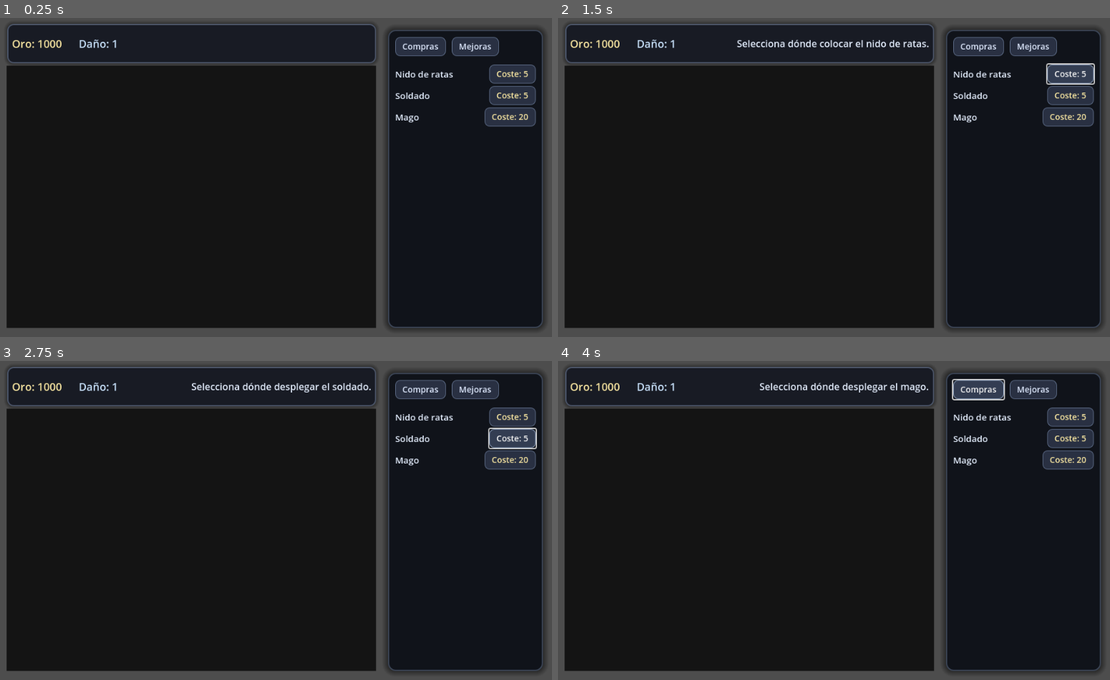
Above: before the commit, frames 1-4 (two rows, left to right).
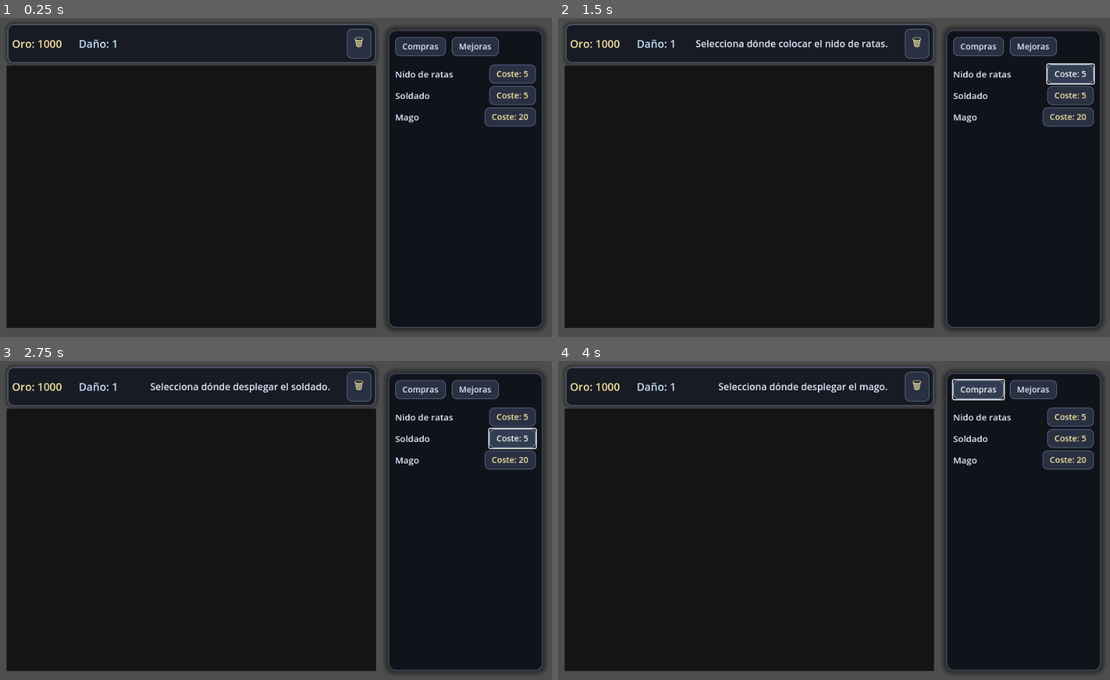
Above: after the commit, the same moments.

Repository: sbg93/Prueba
Game: Godot game, scene res://scenes/Main.tscn
Same seed, same stepped clock (60 frames per second), same inputs: the game is played once before the commit and once after it.
Inputs (mouse positions are in pixels of both pictures, inside the frame that each line leads up to):
- Up to frame 1 (0.25 s): no input
- Up to frame 2 (1.5 s): click (916, 43) at 0.5 s, where only the run after the commit has a clickable "🗑"; click "Coste: 5" at 1.25 s
- Up to frame 3 (2.75 s): click "Coste: 5" at 2 s
- Up to frame 4 (4 s): click "Coste: 20" at 2.75 s; click "Compras" at 3.5 s

The runs differ from the first frame. In frame 1, 0.4% of the frame differs, in the area x 62-68%, y 3-13%; in frame 2, 0.9%, in the area x 24-68%, y 3-13%; in frame 3, 0.9%; in frame 4, 0.9%.

Commit message:
Add trash button to delete purchased units

Diff:
--- a/scenes/Main.tscn
+++ b/scenes/Main.tscn
@@ -157,6 +157,16 @@
 theme_override_font_sizes/font_size = 16
 horizontal_alignment = 2
 
+[node name="TrashButton" type="Button" parent="HUD/UIRoot/TopBar/TopBarContent"]
+layout_mode = 2
+theme_override_colors/font_color = Color(0.97, 0.9, 0.63, 1)
+theme_override_font_sizes/font_size = 18
+theme_override_styles/normal = SubResource("3")
+theme_override_styles/pressed = SubResource("5")
+theme_override_styles/hover = SubResource("4")
+theme_override_styles/disabled = SubResource("6")
+text = "🗑"
+
 [node name="Sidebar" type="PanelContainer" parent="HUD/UIRoot"]
 layout_mode = 1
 anchors_preset = 11
--- a/scripts/Game.gd
+++ b/scripts/Game.gd
@@ -21,6 +21,7 @@
 const BASE_MAGE_DAMAGE := 3
 const BASE_MAGE_RANGE := 120.0
 const MAGE_RANGE_BONUS_PER_UPGRADE := 6.0
+const DELETE_SELECT_RADIUS := 26.0
 
 @export var playfield_rect := Rect2(Vector2(40, 80), Vector2(620, 440))
 
@@ -28,6 +29,7 @@
 @onready var gold_label: Label = $HUD/UIRoot/TopBar/TopBarContent/GoldLabel
 @onready var click_damage_label: Label = $HUD/UIRoot/TopBar/TopBarContent/ClickDamageLabel
 @onready var placement_label: Label = $HUD/UIRoot/TopBar/TopBarContent/PlacementLabel
+@onready var trash_button: Button = $HUD/UIRoot/TopBar/TopBarContent/TrashButton
 @onready var purchases_tab_button: Button = $HUD/UIRoot/Sidebar/SidebarContent/TabButtons/PurchasesTabButton
 @onready var upgrades_tab_button: Button = $HUD/UIRoot/Sidebar/SidebarContent/TabButtons/UpgradesTabButton
 @onready var purchases_list: VBoxContainer = $HUD/UIRoot/Sidebar/SidebarContent/PurchasesList
@@ -56,6 +58,7 @@
 
 var pending_purchase := ""
 var pending_cost := 0
+var pending_delete := false
 
 var _click_sound: AudioStreamPlayer2D
 var _click_stream: AudioStreamGenerator
@@ -71,6 +74,7 @@
 	randomize()
 	purchases_tab_button.pressed.connect(_on_purchases_tab_pressed)
 	upgrades_tab_button.pressed.connect(_on_upgrades_tab_pressed)
+	trash_button.pressed.connect(_on_trash_pressed)
 	rat_nest_button.pressed.connect(_on_buy_rat_nest_pressed)
 	soldier_button.pressed.connect(_on_buy_soldier_pressed)
 	mage_button.pressed.connect(_on_buy_mage_pressed)
@@ -91,6 +95,21 @@
 func _unhandled_input(event: InputEvent) -> void:
 	if event is InputEventMouseButton and event.pressed:
 		var click_pos := get_viewport().get_mouse_position()
+		if pending_delete:
+			if event.button_index == MOUSE_BUTTON_RIGHT:
+				_clear_pending_delete()
+				return
+			if event.button_index != MOUSE_BUTTON_LEFT:
+				return
+			if not playfield_rect.has_point(click_pos):
+				return
+			var target := _find_deletable_target(click_pos)
+			if target == null:
+				placement_label.text = "Selecciona una unidad comprada para eliminar."
+				return
+			_delete_unit(target)
+			_clear_pending_delete()
+			return
 		if event.button_index == MOUSE_BUTTON_LEFT and pending_purchase.is_empty():
 			if playfield_rect.has_point(click_pos):
 				_apply_click_damage_at(click_pos)
@@ -171,6 +190,7 @@
 	var cost := _get_nest_cost()
 	if gold < cost:
 		return
+	_clear_pending_delete()
 	pending_purchase = "nest"
 	pending_cost = cost
 	placement_label.text = "Selecciona dónde colocar el nido de ratas."
@@ -179,6 +199,7 @@
 	var cost := _get_soldier_cost()
 	if gold < cost:
 		return
+	_clear_pending_delete()
 	pending_purchase = "soldier"
 	pending_cost = cost
 	placement_label.text = "Selecciona dónde desplegar el soldado."
@@ -187,6 +208,7 @@
 	var cost := _get_mage_cost()
 	if gold < cost:
 		return
+	_clear_pending_delete()
 	pending_purchase = "mage"
 	pending_cost = cost
 	placement_label.text = "Selecciona dónde desplegar el mago."
@@ -248,6 +270,41 @@
 	pending_purchase = ""
 	pending_cost = 0
 	placement_label.text = ""
+
+func _on_trash_pressed() -> void:
+	if pending_delete:
+		_clear_pending_delete()
+		return
+	if not pending_purchase.is_empty():
+		_clear_pending_purchase()
+	pending_delete = true
+	placement_label.text = "Selecciona la unidad que quieres eliminar."
+
+func _clear_pending_delete() -> void:
+	pending_delete = false
+	placement_label.text = ""
+
+func _find_deletable_target(click_pos: Vector2) -> Node2D:
+	var closest_target: Node2D = null
+	var closest_distance := DELETE_SELECT_RADIUS
+	for group_name in ["nests", "soldiers", "mages"]:
+		for unit in get_tree().get_nodes_in_group(group_name):
+			if unit is Node2D:
+				var distance := click_pos.distance_to(unit.global_position)
+				if distance <= closest_distance:
+					closest_distance = distance
+					closest_target = unit
+	return closest_target
+
+func _delete_unit(unit: Node2D) -> void:
+	if unit.is_in_group("nests"):
+		nest_count = max(nest_count - 1, 0)
+	elif unit.is_in_group("soldiers"):
+		soldier_count = max(soldier_count - 1, 0)
+	elif unit.is_in_group("mages"):
+		mage_count = max(mage_count - 1, 0)
+	unit.queue_free()
+	_update_ui()
 
 func _spawn_nest(spawn_pos: Vector2) -> void:
 	var nest := nest_scene.instantiate()
--- a/scripts/Nest.gd
+++ b/scripts/Nest.gd
@@ -14,6 +14,9 @@
 	if _timer >= spawn_interval:
 		_timer = 0.0
 		_spawn_rat()
+
+func _ready() -> void:
+	add_to_group("nests")
 
 func _spawn_rat() -> void:
 	if game == null:
